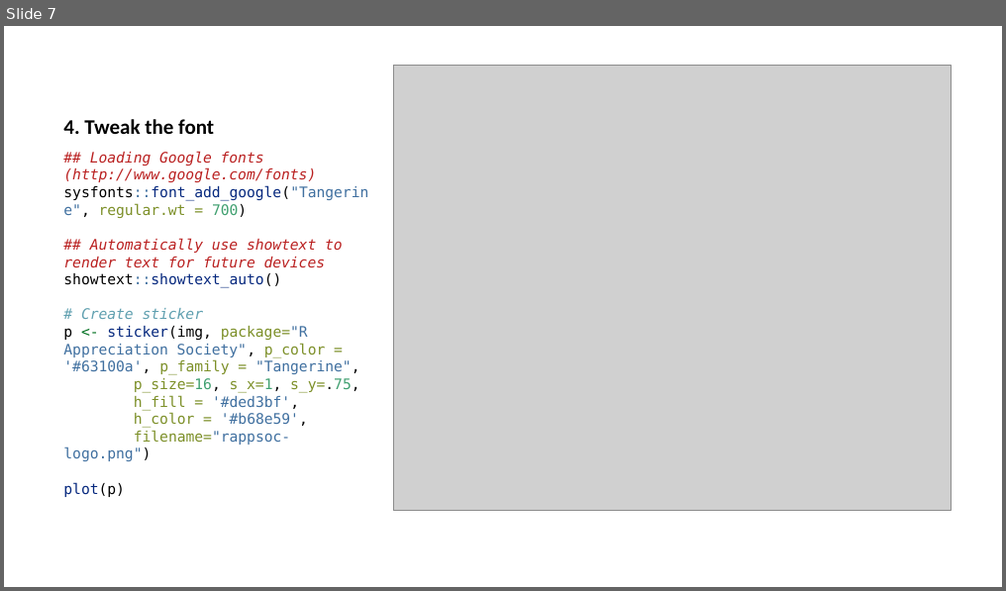
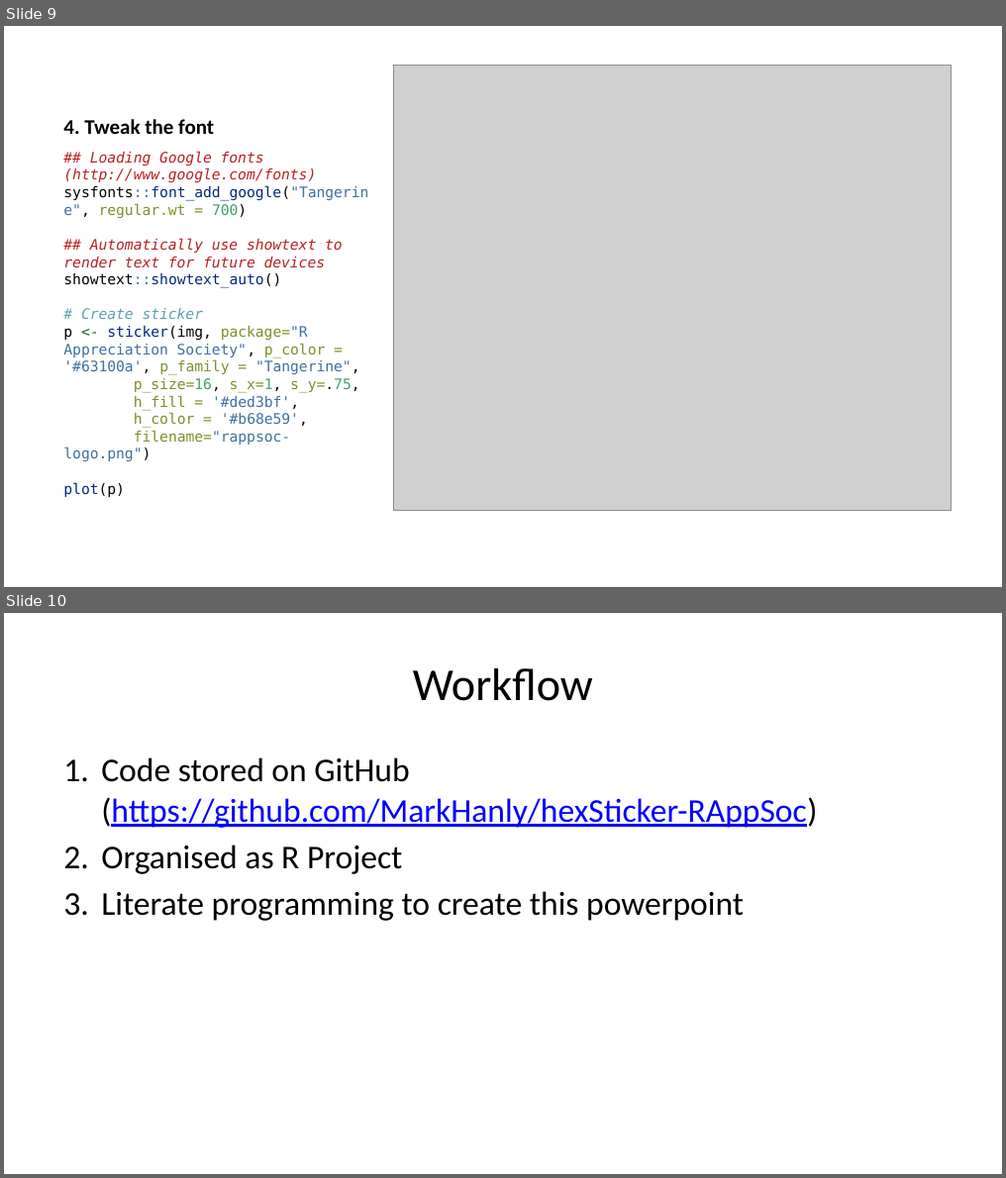
Before and after one commit to MarkHanly/hexSticker-RAppSoc, a slide deck: hex-sticker-slides.pptx. Shown one above the other, each under a label of ours: slide 7 before the commit, slides 9 and 10 after it. The pictures are 1006x591 and 1006x1178 pixels, drawn with LibreOffice and Linux fonts; fonts in the diff are those of the drawing; grey boxes stand for pictures. Boxes give left, top, right and bottom in pixels: in the first picture for what was removed or moved away, otherwise in the second. Text is boxed around its words. In the diff, an @@ line names an element or a change of style, - is before the commit and + after.

```diff
--- a/hex-sticker-slides.pptx
+++ b/hex-sticker-slides.pptx
@@ slide 10 added at <box>4,613,1002,1174</box>, background #FFFFFF @@
@@ title added at <box>413,668,593,701</box>, 33 pt, text #000000 @@
+Workflow
@@ text added at <box>101,758,817,921</box>, 24 pt, text #000000 @@
+1. Code stored on GitHub (https://github.com/MarkHanly/hexSticker-RAppSoc)
+2. Organised as R Project
+3. Literate programming to create this powerpoint
@@ what was slide 7 is now slide 9 @@
```
Also in this commit, not shown: 2 other slides added, 1 slide removed, 4 other files.
